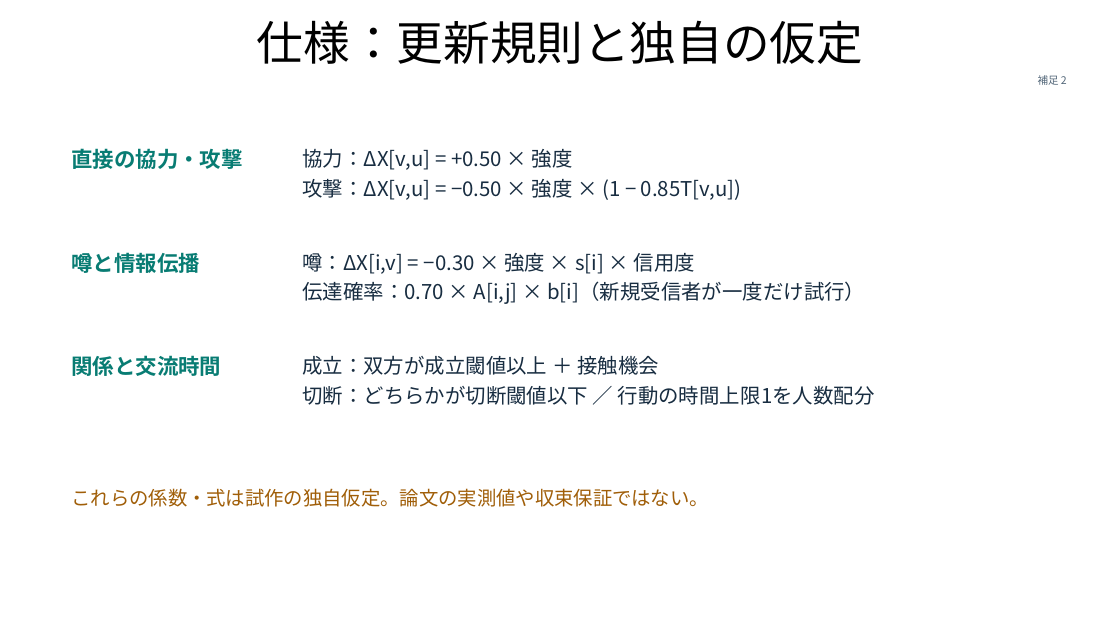
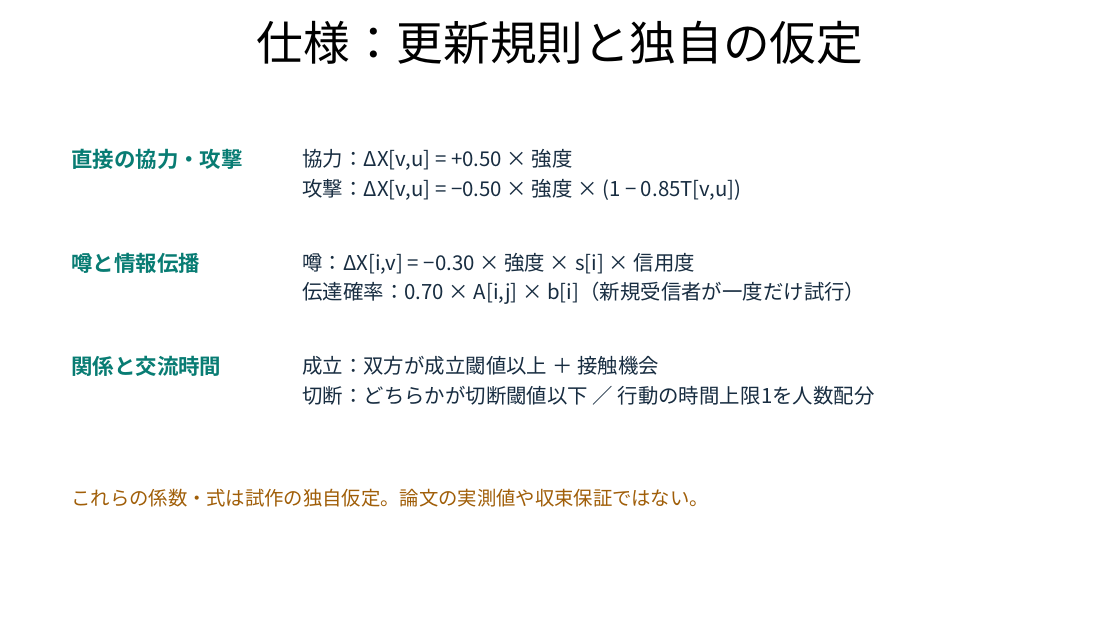
Before and after one commit to maton369/social-relationship-lab, a slide deck: slide 10 of presentation/Social_Relationship_Lab.pptx. Drawn at 1120x630 pixels with LibreOffice and Linux fonts; fonts in the diff are those of the drawing; background and template pictures are left out. Boxes give left, top, right and bottom in pixels: in the first picture for what was removed or moved away, otherwise in the second. Text is boxed around its words. In the diff, an @@ line names an element or a change of style, - is before the commit and + after.

```diff
--- a/presentation/Social_Relationship_Lab.pptx
+++ b/presentation/Social_Relationship_Lab.pptx
@@ text removed at (x1=1038, y1=75, x2=1067, y2=85) @@
-補足 2
```
Also in this commit, not shown: 11 other slides changed, 16 other files.
